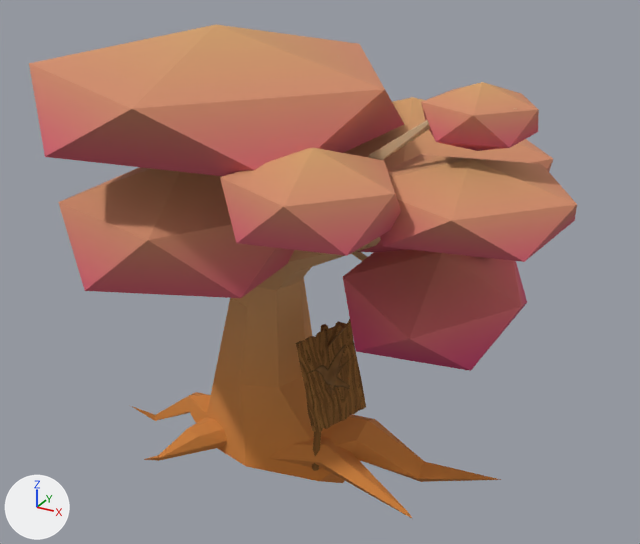
The glTF model assets/Models/tree.glb: old version first, new version second.
Rendered twice from a 50 mm camera at (1.45, -3.94, 4.37) aimed at (-1.58, 1.57, 1.62). Lighting does not change. The marker at lower left points along +X, +Y and +Z. The picture after the commit comes second. Where no turn or scale is listed for an object, it has been applied to the vertices. Vertices at exactly the same position are counted once.

Script lines for the objects in view, before the commit:
```python
me_cone = bpy.data.meshes.new('Cone')
me_cone.from_pydata(...)  # 14 vertices, 24 faces; spans x -0.064..0.09, y -0.032..0.041, z -0.111..0.133
me_cone.materials.append(mat_sign)
me_cube_001 = bpy.data.meshes.new('Cube.001')
me_cube_001.from_pydata(...)  # 216 vertices, 416 faces; spans x -0.157..0.18, y -0.278..0.257, z -0.44..0.312
me_cube_001.materials.append(mat_sign)
me_cube_003 = bpy.data.meshes.new('Cube.003')
me_cube_003.from_pydata(...)  # 8 vertices, 12 faces; spans x -0.042..0.042, y -0.077..0.077, z -0.616..0.616
me_cube_003.materials.append(mat_sign)
me_treee_001 = bpy.data.meshes.new('TreeE.001')
me_treee_001.from_pydata(...)  # 344 vertices, 563 faces; spans x -1.37..2.47, y -1.66..1.8, z -0.31..3.41
me_treee_001.materials.append(mat_mat_base)
ob_cone = bpy.data.objects.new('Cone', me_cone)
ob_cone.location = (-1.242, 1.176, 1.314)
ob_cube = bpy.data.objects.new('Cube', me_cube_001)
ob_cube.location = (-1.26, 1.17, 1.055)
ob_cube_001 = bpy.data.objects.new('Cube.001', me_cube_003)
ob_cube_001.location = (-1.354, 1.158, 0.759)
ob_treee_001 = bpy.data.objects.new('TreeE.001', me_treee_001)
ob_treee_001.location = (-2.019, 1.384, 0.104)
```
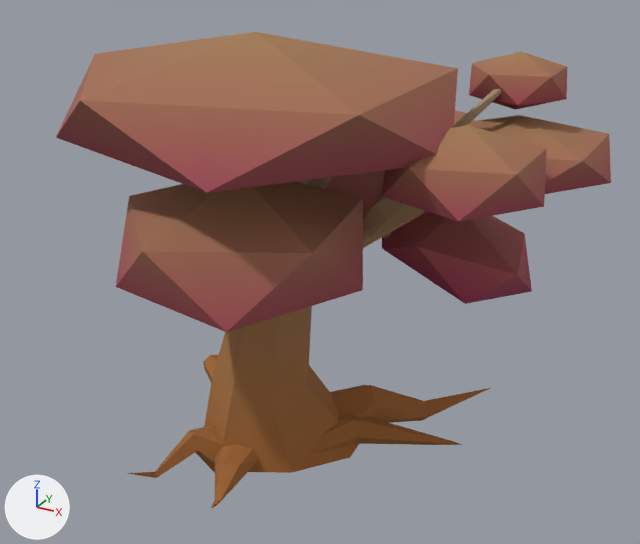
Location of each change, [x1, y1, x2, y2] in pixels of the pictures (640 x 544 px):
'TreeE.001', recoloured, moved, turned: before [29, 25, 577, 519]; after [56, 32, 611, 508]
'Cube', deleted (brown): before [296, 319, 366, 433]
'Cube.001', deleted: before [312, 324, 328, 471]
'Cone', deleted: before [328, 321, 348, 346]

What changed in the scene script:
```text
Add img_image_0:
    img_image_0 = load_image('Image_0', '_unpacked/Image_0', 512, 512, 'sRGB')
Add mat_plat0:
    mat_plat0 = principled_material('plat0')
    mat_plat0.texture = img_image_0
    mat_plat0.roughness = 0.9
Change me_treee_001:
    used by ob_treee_001; location = (-2.019, 1.384, 0.104)
    remove me_treee_001.from_pydata(...)  # 344 vertices, 563 faces; spans x -1.37..2.47, y -1.66..1.8, z -0.31..3.41
    remove me_treee_001.materials.append(mat_mat_base)
    add me_treee_001.from_pydata(...)  # 344 vertices, 563 faces; spans x -3.25..0.39, y -0.18..3.56, z -0.22..3.49
    me_treee_001 part 1: the whole mesh is turned 41.7 degrees about the z axis through its middle, then moved by (-2.14, 1.66, 0.08)
    add me_treee_001.materials.append(mat_plat0)  # picture img_image_0
Change ob_treee_001:
    ob_treee_001.location: (-2.019, 1.384, 0.104) -> (0.0, 0.0, 0.0)
Remove ob_cone:
    ob_cone = bpy.data.objects.new('Cone', me_cone)
    ob_cone.location = (-1.242, 1.176, 1.314)
Remove ob_cube:
    ob_cube = bpy.data.objects.new('Cube', me_cube_001)
    ob_cube.location = (-1.26, 1.17, 1.055)
Remove ob_cube_001:
    ob_cube_001 = bpy.data.objects.new('Cube.001', me_cube_003)
    ob_cube_001.location = (-1.354, 1.158, 0.759)
```
